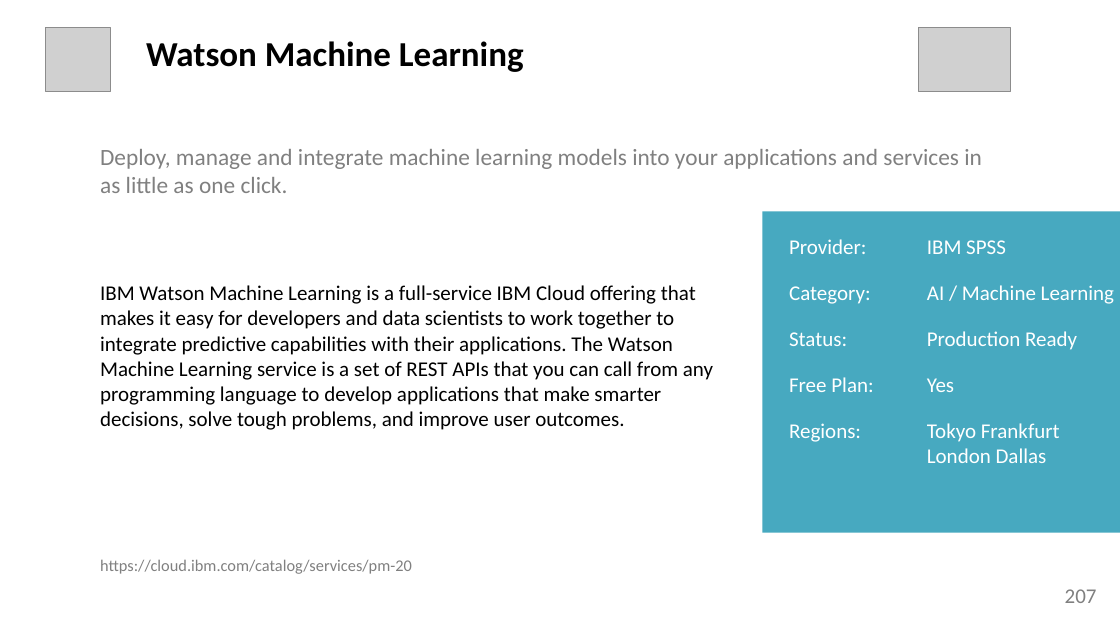
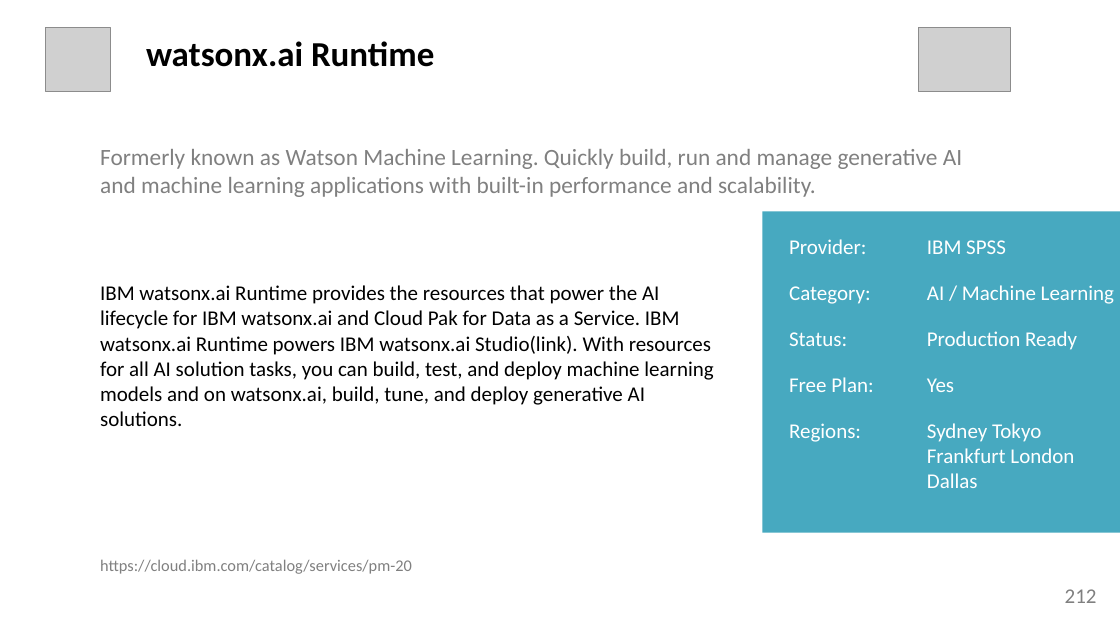
Before and after one commit to l2fprod/mycatalog, a slide deck: slide 212 of docs/generated/mycatalog.pptx (slide 207 before the commit). Drawn at 1120x630 pixels with LibreOffice and Linux fonts; fonts in the diff are those of the drawing; grey boxes stand for pictures. Boxes give left, top, right and bottom in pixels: in the first picture for what was removed or moved away, otherwise in the second. Text is boxed around its words. In the diff, an @@ line names an element or a change of style, - is before the commit and + after.

```diff
--- a/docs/generated/mycatalog.pptx
+++ b/docs/generated/mycatalog.pptx
@@ text at <box>146,41,434,67</box>: text changed @@
-Watson Machine Learning
+watsonx.ai Runtime
@@ text at <box>100,149,962,197</box>: text changed @@
-Deploy, manage and integrate machine learning models into your applications and services in as little as one click.
+Formerly known as Watson Machine Learning. Quickly build, run and manage generative AI and machine learning applications with built-in performance and scalability.
@@ text at <box>100,285,713,426</box>: text changed @@
-IBM Watson Machine Learning is a full-service IBM Cloud offering that makes it easy for developers and data scientists to work together to integrate predictive capabilities with their applications. The Watson Machine Learning service is a set of REST APIs that you can call from any programming language to develop applications that make smarter decisions, solve tough problems, and improve user outcomes.
+IBM watsonx.ai Runtime provides the resources that power the AI lifecycle for IBM watsonx.ai and Cloud Pak for Data as a Service. IBM watsonx.ai Runtime powers IBM watsonx.ai Studio(link). With resources for all AI solution tasks, you can build, test, and deploy machine learning models and on watsonx.ai, build, tune, and deploy generative AI solutions.
@@ text at <box>927,423,1074,488</box>: text changed @@
-Tokyo Frankfurt London Dallas
+Sydney Tokyo Frankfurt London Dallas
@@ text at <box>1065,589,1097,603</box>: text changed @@
-207
+212
```
Also in this commit, not shown: 7 other slides changed, 11 other files.
